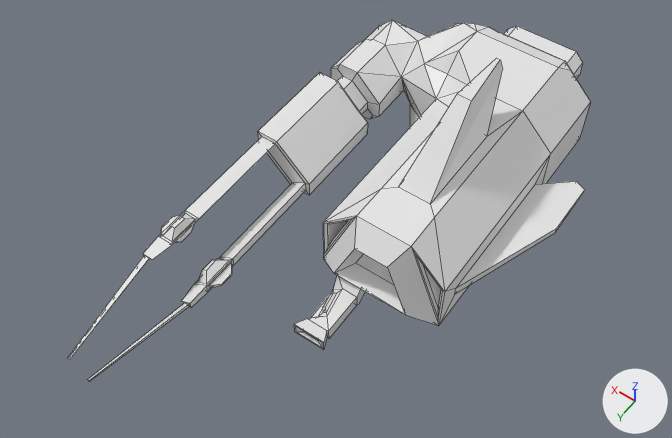
What one commit did to the Blender file project/game/resources/external/sousmarin.blend.
Rendered twice from a camera (50 mm lens) standing at (-3.92, 10.45, 10.79) and looking at (0.81, 3.83, 0.38). Every picture has the same lights, and +X, +Y and +Z are marked at lower right. Mesh edges are drawn as thin lines.

Names of what the first picture shows: 'submarine'.
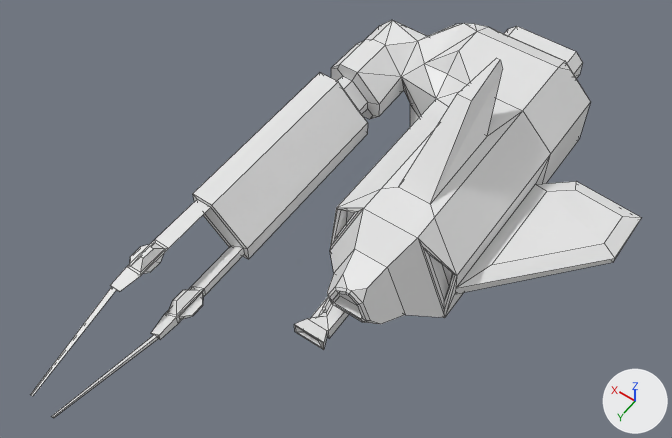
Boxes [x1, y1, x2, y2] around the edits, measured in the pictures (672 x 438 px; the box of a moved part takes in the faces that stretch with it):
'submarine', reshaped (17% wider, 10% taller): before [67, 20, 590, 382]; after [30, 20, 641, 418]
part 1 of me_cube, built on: before [323, 99, 585, 326]; after [327, 99, 641, 324]
part 2 of me_cube, moved or reshaped: before [67, 73, 368, 382]; after [30, 73, 368, 418]

What the commit changed:
me_cube is used by ob_submarine; location (0.0, 0.0, 0.0).
me_cube had 334 vertices, 346 faces and spanned x -1.74..2.78, y -1.41..7.57, z -1.31..1.95.
me_cube now has 376 vertices, 384 faces and spans x -2.66..2.78, y -1.41..8.21, z -1.31..1.95.
Part 1, on me_cube:
10 faces are deleted.
12 vertices in x -1.1..0.9, y 3.99..4.02, z -0.43..1.0 move by (0.0, -0.16, 0.0).
6 vertices in x -1.1..0.9, y 3.99..4.02, z 0.4..0.43 move by (0.0, -0.32, 0.0).
8 vertices move from x -1.74..0.3, y 0.98..4.07, z -0.05..0.57 to x -1.77..0.35, y 1.13..4.69, z -0.13..0.61.
34 vertices are added at x -2.66..0.25, y 0.98..4.84, z -0.16..0.57.
8 new vertices lie (0.0, 0.15, 0.0) away from vertices in x -0.34..0.15, y 4.69, z 0.09..0.48.
48 new faces join them.
Part 2, on me_cube:
33 vertices are removed from x 2.38..2.78, y 4.98..7.57, z 0.11..0.47.
37 faces are deleted.
37 vertices in x 1.74..2.66, y 4.92..7.57, z -0.36..0.36 move by (0.0, 0.64, 0.0).
12 vertices in x 1.79..2.74, y 3.17, z -0.43..0.43 move by (0.0, 1.51, 0.0).
21 vertices are added at x 2.38..2.78, y 5.62..8.21, z 0.11..0.47.
6 new vertices lie (0.0, 0.49, 0.0) away from vertices in x 2.44..2.66, y 5.62, z 0.21..0.36.
6 new vertices lie (0.0, 0.2, 0.0) away from vertices in x 2.43..2.78, y 5.76, z 0.15..0.47.
37 new faces join them.
